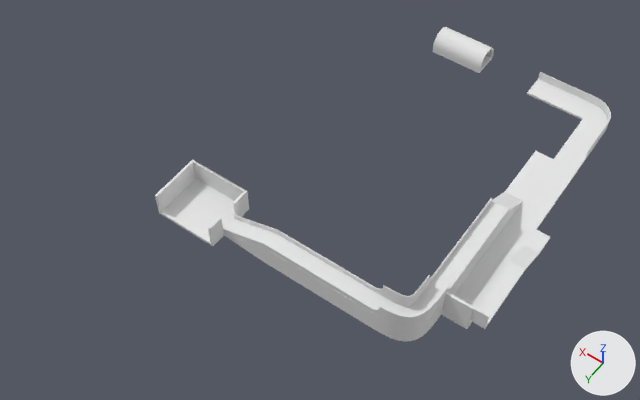
A saved change to the FBX model Assets/_Source/Scenes/Stages/UnknownField_Act1/UnknownField_Act1_StageModel.fbx.
The view is the same before and after, from a camera (50 mm lens) standing at (-123.8, 279.1, 273.5) and looking at (-3.9, 111.2, 9.6). Arrows for +X, +Y and +Z are at lower right; the lights stay in place. Where no turn or scale is listed for an object, it has been applied to the vertices. Vertices at the same position are counted once.
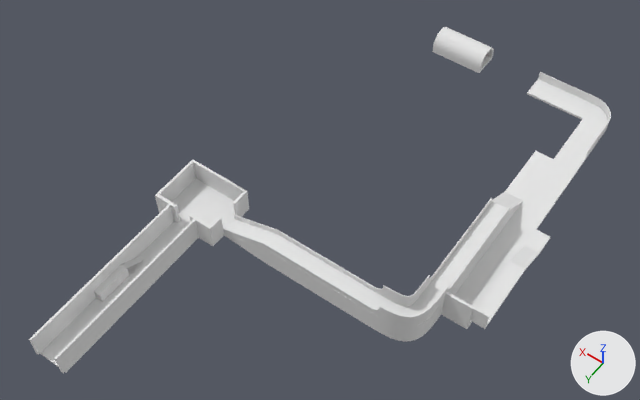
Pixel boxes [x1, y1, x2, y2] of what changed, in the pictures (640 x 400 px):
'Cube.008', reshaped (121% wider, 145% taller)
    before: [155, 160, 249, 246]
    after: [40, 160, 249, 372]
'Cube.009', added
    after: [54, 219, 198, 373]
'Cube.010', added
    after: [29, 204, 174, 355]
'Cube.004', added
    after: [94, 256, 144, 302]
part 1 of me_cube_008, built on
    before: [157, 161, 239, 246]
    after: [40, 161, 239, 372]

The change, as a list of edits to the scene's bpy script:
```text
Change me_cube_008:
    used by ob_cube_008; location = (0.0, 0.0, 0.0)
    remove me_cube_008.from_pydata(...)  # 108 vertices, 107 faces; spans x 19.8..46.8, y 125.1..146.9, z 0.9..12.0
    add me_cube_008.from_pydata(...)  # 174 vertices, 169 faces; spans x 19.8..46.8, y 125.1..215.9, z 0.9..12.0
    me_cube_008 part 1
    24 faces are deleted
    20 vertices are added at x 26.8..37.7, y 145.6..215.9, z 0.9..12.0
    20 new vertices lie (-9.0, 0.0, 0.0) away from vertices in x 45.8, y 125.1..146.9, z 0.9..12.0
    20 new vertices lie (8.9, 0.0, 0.0) away from vertices in x 20.8, y 125.1..146.9, z 0.9..12.0
    6 new vertices lie (2.9, 0.0, 0.0) away from vertices in x 26.8..36.8, y 146.9..215.9, z 0.9..2.0
    86 new faces join them
Add me_cube_010:
    me_cube_010.from_pydata([(38.8, 146.9, 2.0), (38.8, 146.9, 12.0), (39.6, 146.9, 2.0), (39.6, 146.9, 12.0), (38.8, 216.9, 2.0), (38.8, 216.9, 12.0), (39.6, 216.9, 2.0), (39.6, 216.9, 12.0)], [], [(1, 3, 7, 5), (2, 0, 4, 6), (7, 6, 4, 5), (0, 1, 5, 4), (3, 2, 6, 7)])
    me_cube_010.materials.append(mat_light)  # white #e7e7e7
Add me_cube_009:
    me_cube_009.from_pydata([(27.8, 146.9, 12.0), (27.8, 146.9, 2.0), (26.8, 146.9, 12.0), (26.8, 146.9, 2.0), (27.8, 216.9, 12.0), (27.8, 216.9, 2.0), (26.8, 216.9, 12.0), (26.8, 216.9, 2.0)], [], [(7, 6, 4, 5), (3, 2, 6, 7), (1, 3, 7, 5), (0, 1, 5, 4), (2, 0, 4, 6)])
    me_cube_009.materials.append(mat_light)  # white #e7e7e7
Add me_cube_004:
    me_cube_004.from_pydata([(35.8, 166.9, 2.0), (35.8, 174.9, 2.0), (35.8, 174.9, 6.4), (38.7, 166.9, 2.0), (38.7, 174.9, 2.0), (38.7, 174.9, 6.4), (35.8, 188.9, 6.4), (35.8, 188.9, 2.0), (38.7, 188.9, 2.0), (38.7, 188.9, 6.4)], [], [(2, 5, 9, 6), (1, 4, 3, 0), (5, 2, 0, 3), (7, 6, 9, 8), (1, 2, 6, 7), (5, 4, 8, 9), (4, 1, 7, 8)])
    me_cube_004.materials.append(mat_light)  # white #e7e7e7
Add ob_cube_010:
    ob_cube_010 = bpy.data.objects.new('Cube.010', me_cube_010)
    ob_cube_010.location = (0.0, 0.0, 0.0)
Add ob_cube_009:
    ob_cube_009 = bpy.data.objects.new('Cube.009', me_cube_009)
    ob_cube_009.location = (0.0, 0.0, 0.0)
Add ob_cube_004:
    ob_cube_004 = bpy.data.objects.new('Cube.004', me_cube_004)
    ob_cube_004.location = (0.0, 0.0, 0.0)
```
